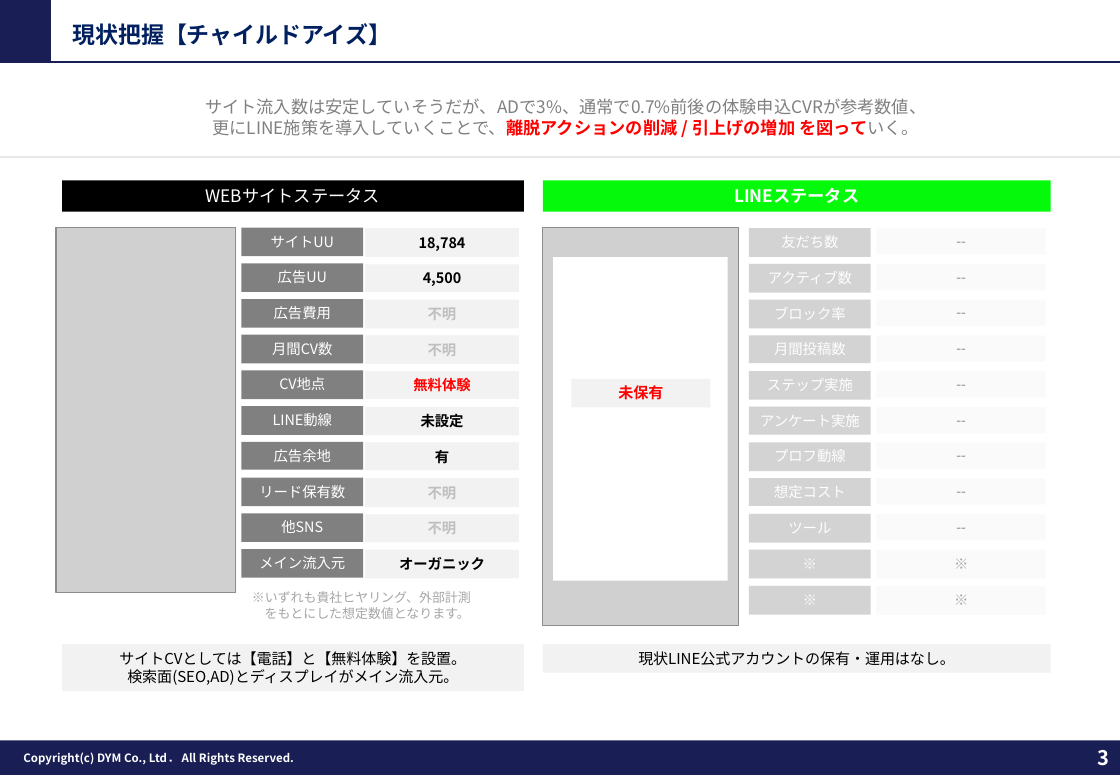
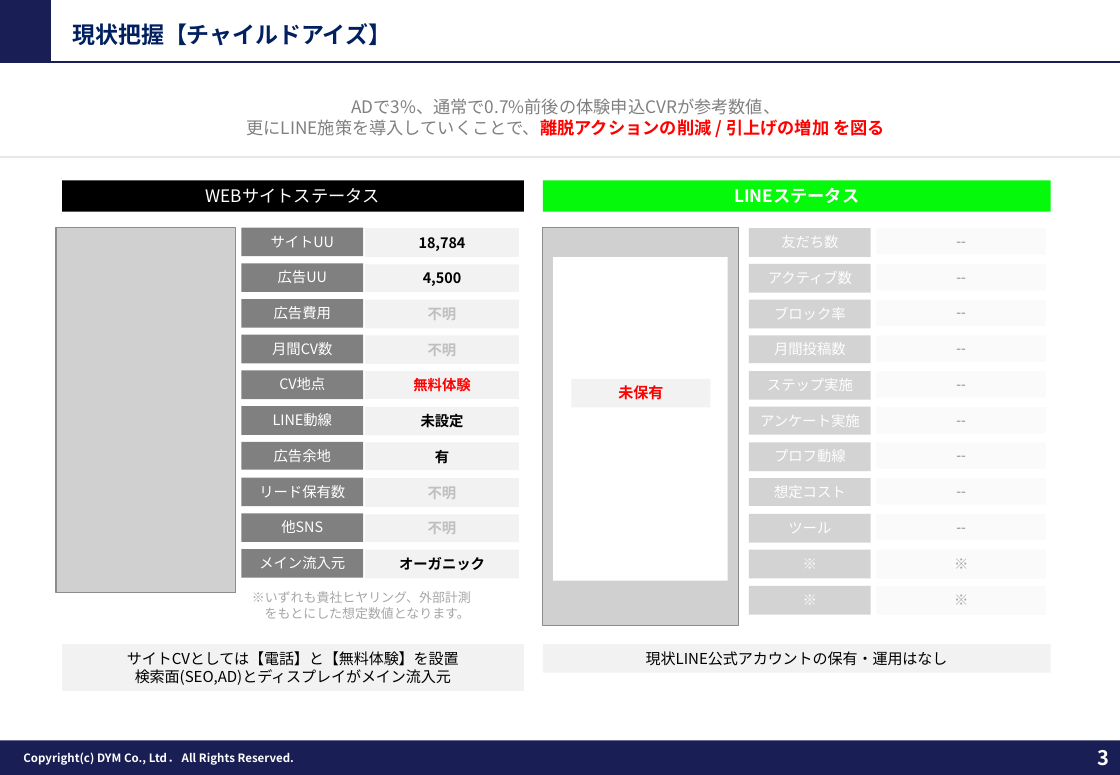
Before and after one commit to tonomura-r-dev/folder, a slide deck: slide 3 of 202609_株式会社やる気スイッチグループ御中_LINE公式アカウント運用のご提案_ver3.1.pptx. Drawn at 1120x775 pixels with LibreOffice and Linux fonts; fonts in the diff are those of the drawing; grey boxes stand for pictures; background and template pictures are left out. Boxes give left, top, right and bottom in pixels: in the first picture for what was removed or moved away, otherwise in the second. Text is boxed around its words. In the diff, an @@ line names an element or a change of style, - is before the commit and + after.

```diff
--- a/202609_株式会社やる気スイッチグループ御中_LINE公式アカウント運用のご提案_ver3.1.pptx
+++ b/202609_株式会社やる気スイッチグループ御中_LINE公式アカウント運用のご提案_ver3.1.pptx
@@ text at <box>246,98,885,136</box>: text changed @@
-サイト流入数は安定していそうだが、ADで3%、通常で0.7%前後の体験申込CVRが参考数値、
-更にLINE施策を導入していくことで、離脱アクションの削減 / 引上げの増加 を図っていく。
+ADで3%、通常で0.7%前後の体験申込CVRが参考数値、
+更にLINE施策を導入していくことで、離脱アクションの削減 / 引上げの増加 を図る
@@ text in rectangle at <box>127,651,459,685</box>: text changed @@
-サイトCVとしては【電話】と【無料体験】を設置。
-検索面(SEO,AD)とディスプレイがメイン流入元。
+サイトCVとしては【電話】と【無料体験】を設置
+検索面(SEO,AD)とディスプレイがメイン流入元
@@ text in rectangle at <box>646,651,948,666</box>: text changed @@
-現状LINE公式アカウントの保有・運用はなし。
+現状LINE公式アカウントの保有・運用はなし
```
Also in this commit, not shown: 19 other slides changed.
